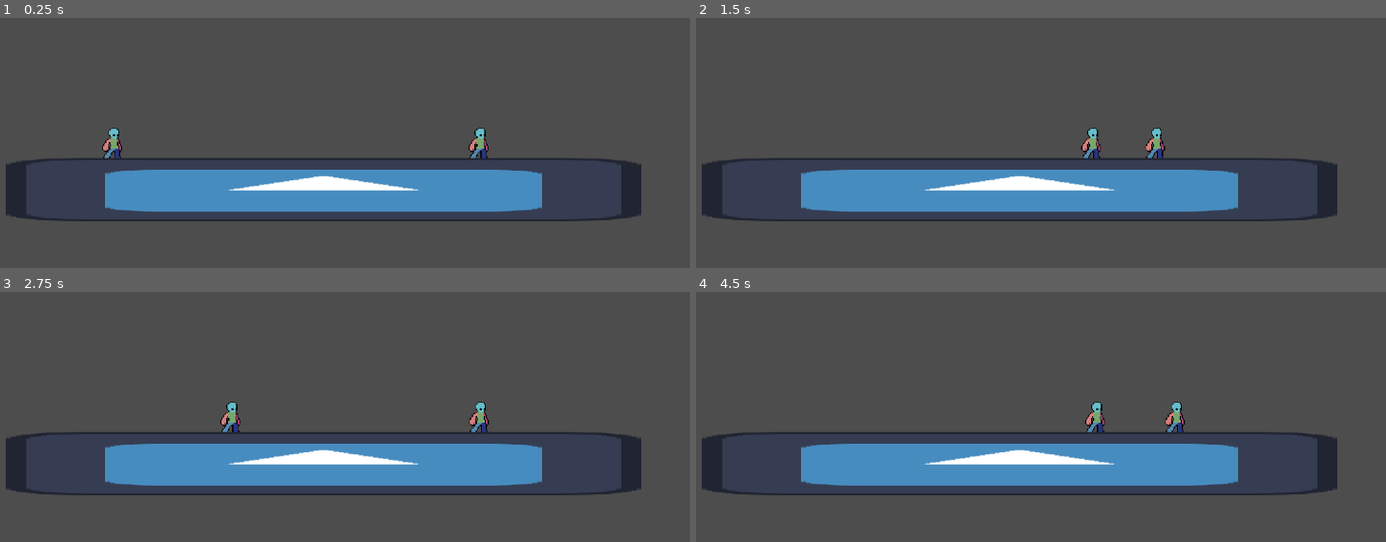
Above: before the commit, frames 1-4 (two rows, left to right).
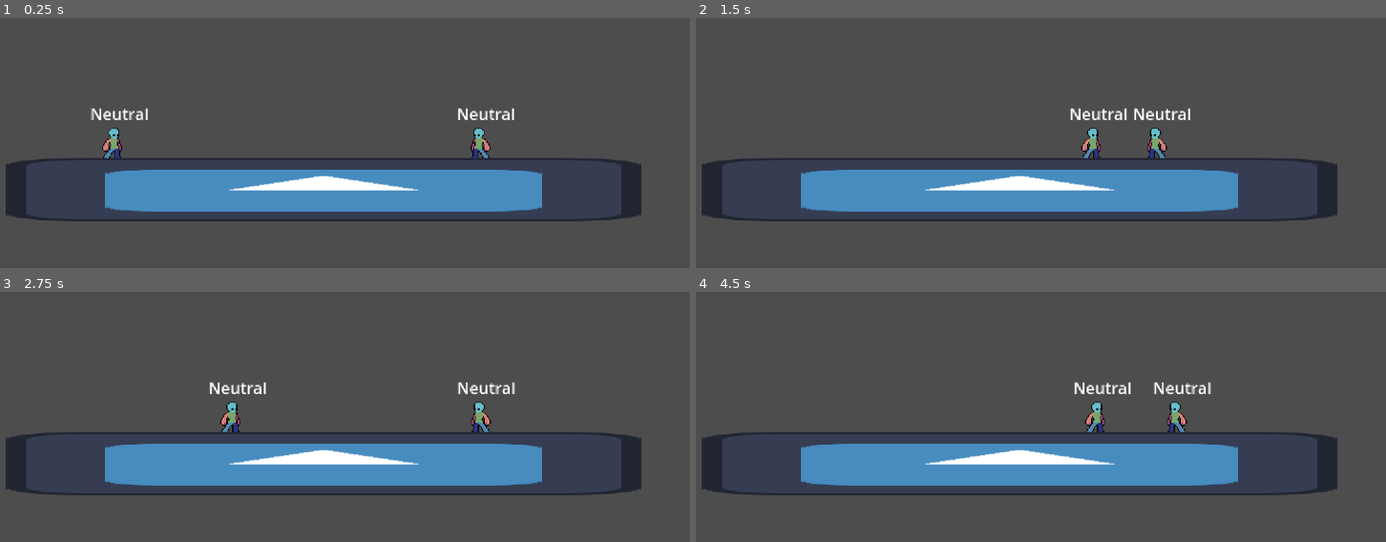
Above: after the commit, the same moments.

Repository: rmjuarez12/i-teched-that-fg
Game: Godot game, scene res://test-scene.tscn
The game is run twice, just before and just after one commit, with the same random seed, the same clock (stepped at 60 frames per second) and the same inputs. The engine's default icon, where the game draws it, is replaced by a stand-in: a white triangle on a blue panel in a dark square.
Inputs:
- Up to frame 1 (0.25 s): no input
- Up to frame 2 (1.5 s): tap Enter at 0.5 s; hold D (p1_forward) from 0.53 s (still down); tap Left (p2_back) at 0.6 s; tap Down (p2_down) at 1.35 s
- Up to frame 3 (2.75 s): tap Space at 2 s; release D (p1_forward) at 2.03 s; hold A (p1_back) from 2.03 s (still down); tap Right (p2_forward) at 2.1 s
- Up to frame 4 (4.5 s): release A (p1_back) at 2.78 s; hold D (p1_forward) 2.78-4.28 s; tap Up (p2_up) at 2.85 s; tap Left (p2_back) at 3.6 s; tap Enter at 4.25 s; hold A (p1_back) from 4.28 s (still down); tap Down (p2_down) at 4.35 s

The runs differ from the first frame. In frame 1, 0.7% of the frame differs, in the area x 13-75%, y 35-57%; in frame 2, 0.6%; in frame 3, 0.7%; in frame 4, 0.7%, in the area x 54-75%, y 35-57%.

Commit message:
Added basic way to handle input buffering

Diff:
--- a/scenes/Player/Player.tscn
+++ b/scenes/Player/Player.tscn
@@ -15,3 +15,10 @@
 
 [node name="Sprite2D" type="Sprite2D" parent="."]
 texture = ExtResource("2_bvqhm")
+
+[node name="Label" type="Label" parent="."]
+offset_left = -23.0
+offset_top = -42.0
+offset_right = 19.0
+offset_bottom = -19.0
+text = "Input"
--- a/scenes/Player/scripts/player_controller.gd
+++ b/scenes/Player/scripts/player_controller.gd
@@ -30,6 +30,25 @@
 
 var player_inputs: Dictionary = {}
 
+var motion_inputs: Dictionary = {
+	"QCF": [2,3,6],
+	"QCB": [2,1,4],
+	"DP": [6,2,3],
+	"HCF": [4, 1, 2, 3, 6],
+	"FDash": [6, 6],
+	"BDash": [4, 4]
+}
+
+# Input buffering
+var input_buffer: Array = []
+var buffer_timer:float = 0.3
+var curr_directional_input:  Vector2 = Vector2(0, 0)
+var prev_directional_input:  Vector2 = Vector2(0, 0)
+@onready var buffering_timer = $InputBufferTimer
+
+# For testing
+@onready var input_type_label: Label = $Label
+
 func _ready() -> void:
 	if is_player_one:
 		player_inputs = p1Inputs
@@ -37,10 +56,6 @@
 	else:
 		player_inputs = p2Inputs
 		opponent_node = player_one_node
-
-	print("For the node " + name)
-	print(opponent_node)
-	print("===")
 
 func _physics_process(delta: float) -> void:
 	# Add the gravity.
@@ -51,18 +66,33 @@
 	if Input.is_action_just_pressed(player_inputs.up) and is_on_floor():
 		velocity.y = JUMP_VELOCITY
 
+	# For basic movement
 	handle_character_movement()
-	# handle_facing_direction()
-
+	handle_facing_direction()
 	move_and_slide()
 
+	# For basic input buffering
+	handle_input_buffering()
+	prune_buffer()
+
+	# Basic Motion Inputs
+	if match_motion(motion_inputs["FDash"]):
+		input_type_label.set_text("Forward Dash")
+	elif match_motion(motion_inputs["BDash"]):
+		input_type_label.set_text("Back Dash")
+	else:
+		input_type_label.set_text("Neutral")
+
+# Handles basic character movement
 func handle_character_movement() -> void:
 	var direction := Input.get_axis(player_inputs.back, player_inputs.forward)
+
 	if direction:
 		velocity.x = direction * SPEED
 	else:
 		velocity.x = move_toward(velocity.x, 0, SPEED)
 
+# Changes character facing direction based on opponent's position
 func handle_facing_direction() -> void:
 	if position.x < opponent_node.position.x:
 		is_facing_right = true
@@ -70,3 +100,52 @@
 	else:
 		is_facing_right = false
 		sprite_2d.flip_h = true
+
+# Handles the input buffering for special moves
+func handle_input_buffering() -> void:
+	var left_right := Input.get_axis(player_inputs.back, player_inputs.forward)
+	var up_down := Input.get_axis(player_inputs.down, player_inputs.up)
+
+	# Set proper direction, taking in account where player is facing
+	curr_directional_input = Vector2(left_right, up_down) if is_facing_right else Vector2(left_right * -1, up_down)
+
+	# Convert to numpad notation
+	var numpad_direction_convertion: int = 0
+
+	if curr_directional_input == Vector2(-1,-1): numpad_direction_convertion = 1
+	if curr_directional_input == Vector2(0,-1): numpad_direction_convertion = 2
+	if curr_directional_input == Vector2(1,-1): numpad_direction_convertion = 3
+	if curr_directional_input == Vector2(-1,0): numpad_direction_convertion = 4
+	if curr_directional_input == Vector2(0,0): numpad_direction_convertion = 0
+	if curr_directional_input == Vector2(1,0): numpad_direction_convertion = 6
+	if curr_directional_input == Vector2(-1,1): numpad_direction_convertion = 7
+	if curr_directional_input == Vector2(0,1): numpad_direction_convertion = 8
+	if curr_directional_input == Vector2(1,1): numpad_direction_convertion = 9
+
+	if prev_directional_input == curr_directional_input:
+		return
+	else:
+		prev_directional_input = curr_directional_input
+
+		if numpad_direction_convertion != 0:
+			input_buffer.append({ "dir": numpad_direction_convertion, "time": Time.get_ticks_msec() })
+
+# Helper function to clean inputs from buffered list
+func prune_buffer() -> void:
+	var now = Time.get_ticks_msec()
+
+	input_buffer = input_buffer.filter(func(entry):
+		return now - entry.time < buffer_timer * 1000
+	)
+
+func match_motion(motion: Array) -> bool:
+	var index = 0
+
+	for entry in input_buffer:
+		if entry.dir == motion[index]:
+			index += 1
+
+			if index >= motion.size():
+				return true
+
+	return false
